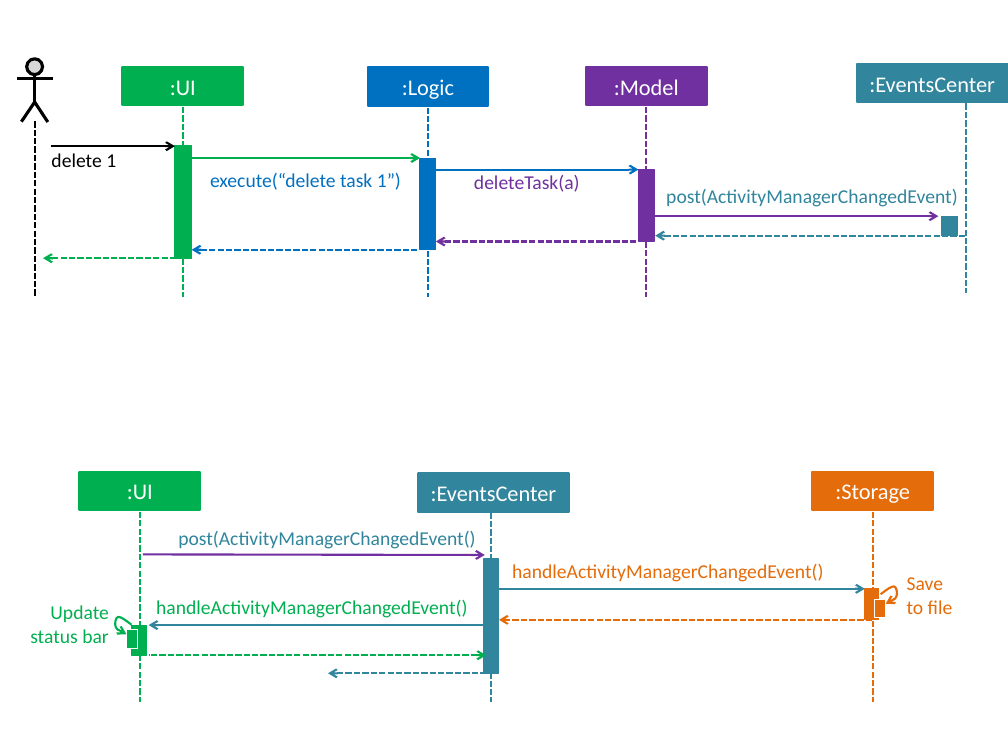
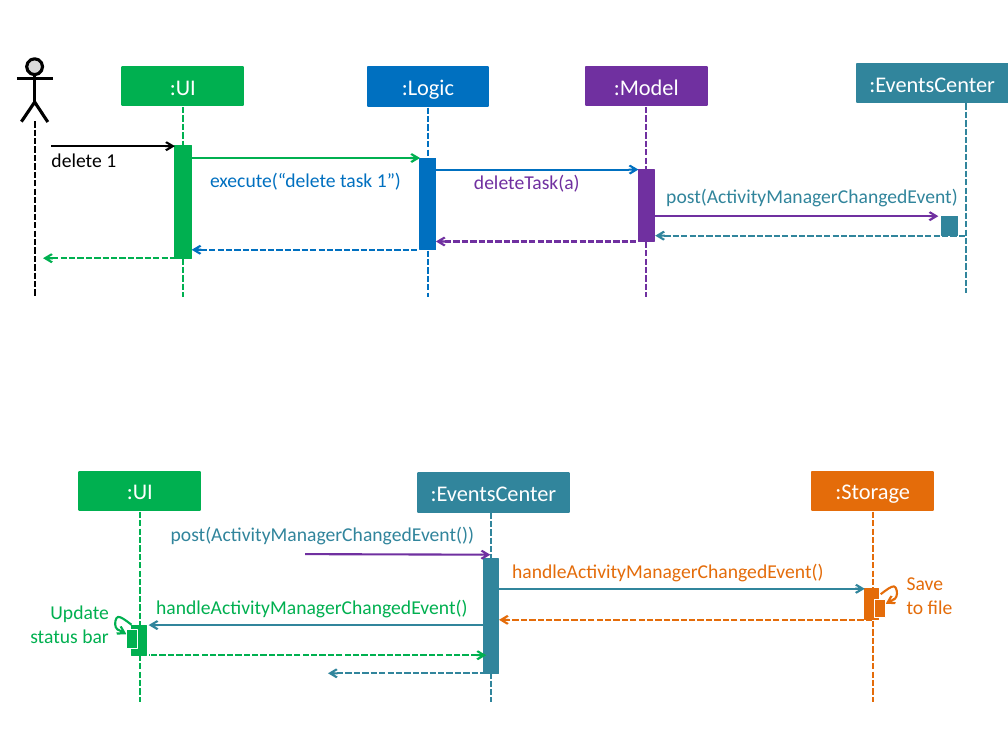
Before and after one commit to CS2103AUG2016-W14-C2/main, a slide deck: slide 3 of docs/diagrams/Diagrams(CS2103T - V0.3).pptx. Drawn at 1008x756 pixels with LibreOffice and Linux fonts; fonts in the diff are those of the drawing. Boxes give left, top, right and bottom in pixels: in the first picture for what was removed or moved away, otherwise in the second. Text is boxed around its words. In the diff, an @@ line names an element or a change of style, - is before the commit and + after.

```diff
--- a/docs/diagrams/Diagrams(CS2103T - V0.3).pptx
+++ b/docs/diagrams/Diagrams(CS2103T - V0.3).pptx
@@ text at box(171, 527, 474, 545): text changed @@
-post(ActivityManagerChangedEvent()
+post(ActivityManagerChangedEvent())
@@ arrow moved from (143, 554) - (485, 555) to (305, 554) - (490, 554) @@
```
Also in this commit, not shown: 3 other slides changed, 1 slide added, 12 other files.
